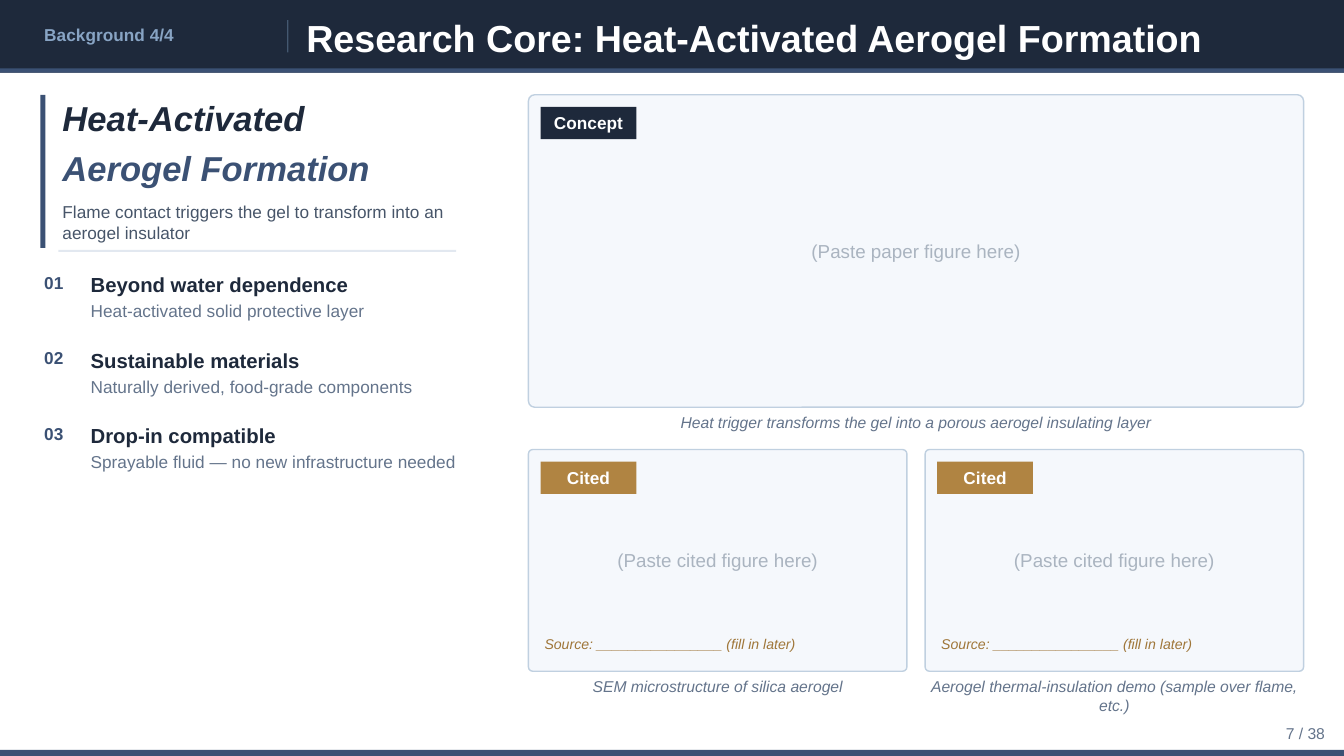
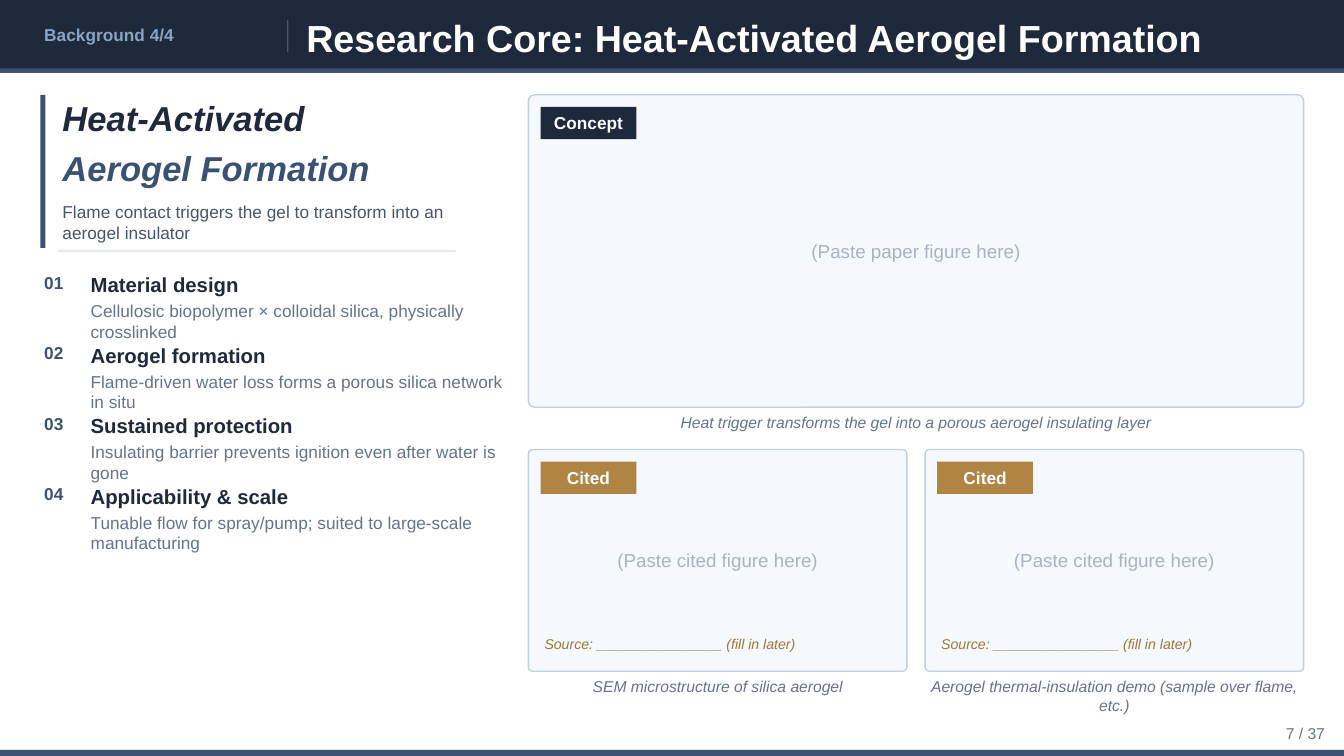
Before and after one commit to ytaisei0525-design/my-first-claude, a slide deck: slide 7 of slides_en.pptx. Drawn at 1344x756 pixels with LibreOffice and Linux fonts; fonts in the diff are those of the drawing. Boxes give left, top, right and bottom in pixels: in the first picture for what was removed or moved away, otherwise in the second. Text is boxed around its words. In the diff, an @@ line names an element or a change of style, - is before the commit and + after.

```diff
--- a/slides_en.pptx
+++ b/slides_en.pptx
@@ text at (91,277,238,297): text changed @@
-Beyond water dependence
+Material design
@@ text removed at (91,304,364,321) @@
-Heat-activated solid protective layer
@@ text added at (91,304,464,338), 12.3 pt, text #64748B @@
+Cellulosic biopolymer × colloidal silica, physically crosslinked
@@ text "02": place and size @@
-text "02" at (44,352,63,364)
+text "02" at (44,347,63,359)
@@ text removed at (91,353,299,369) @@
-Sustainable materials
@@ text added at (91,348,266,368), 14.6 pt, text #1E293B, bold @@
+Aerogel formation
@@ text removed at (91,380,412,397) @@
-Naturally derived, food-grade components
@@ text added at (91,375,502,408), 12.3 pt, text #64748B @@
+Flame-driven water loss forms a porous silica network in situ
@@ text "03": place and size @@
-text "03" at (44,428,63,440)
+text "03" at (44,418,63,430)
@@ text added at (91,418,292,438), 14.6 pt, text #1E293B, bold @@
+Sustained protection
@@ text removed at (91,428,275,448) @@
-Drop-in compatible
@@ text added at (91,445,495,483), 12.3 pt, text #64748B @@
+Insulating barrier prevents ignition even after water is gone
@@ text removed at (91,455,456,472) @@
-Sprayable fluid — no new infrastructure needed
@@ text added at (44,488,63,500), 12.3 pt, text #3B5174, bold @@
+04
@@ text added at (91,489,288,509), 14.6 pt, text #1E293B, bold @@
+Applicability & scale
@@ text added at (91,516,472,553), 12.3 pt, text #64748B @@
+Tunable flow for spray/pump; suited to large-scale manufacturing
@@ text at (1286,728,1325,739): text changed @@
-7 / 38
+7 / 37
```
Also in this commit, not shown: 35 other slides changed, 1 slide added, 2 slides removed, 6 other files.
